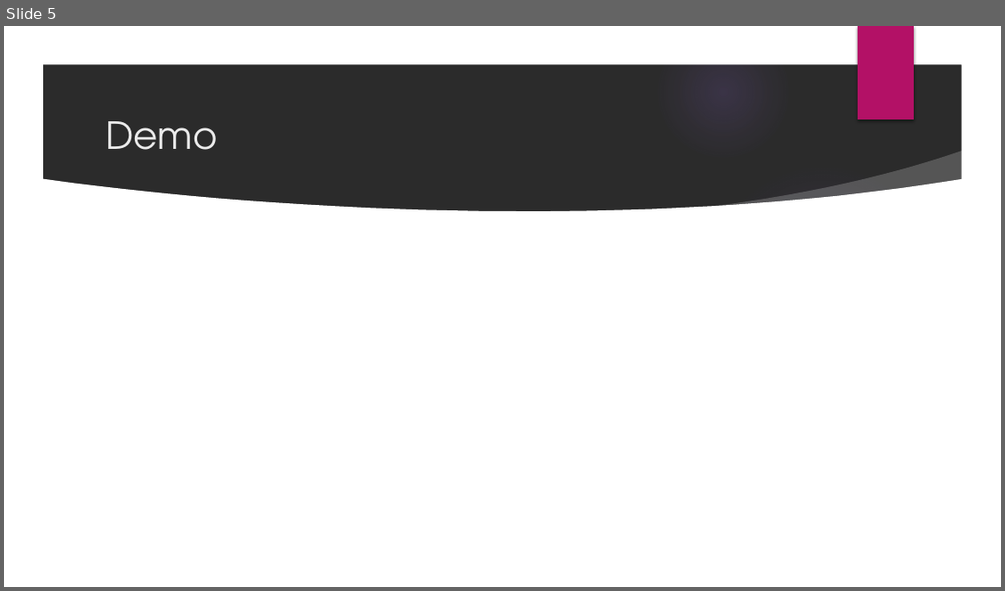
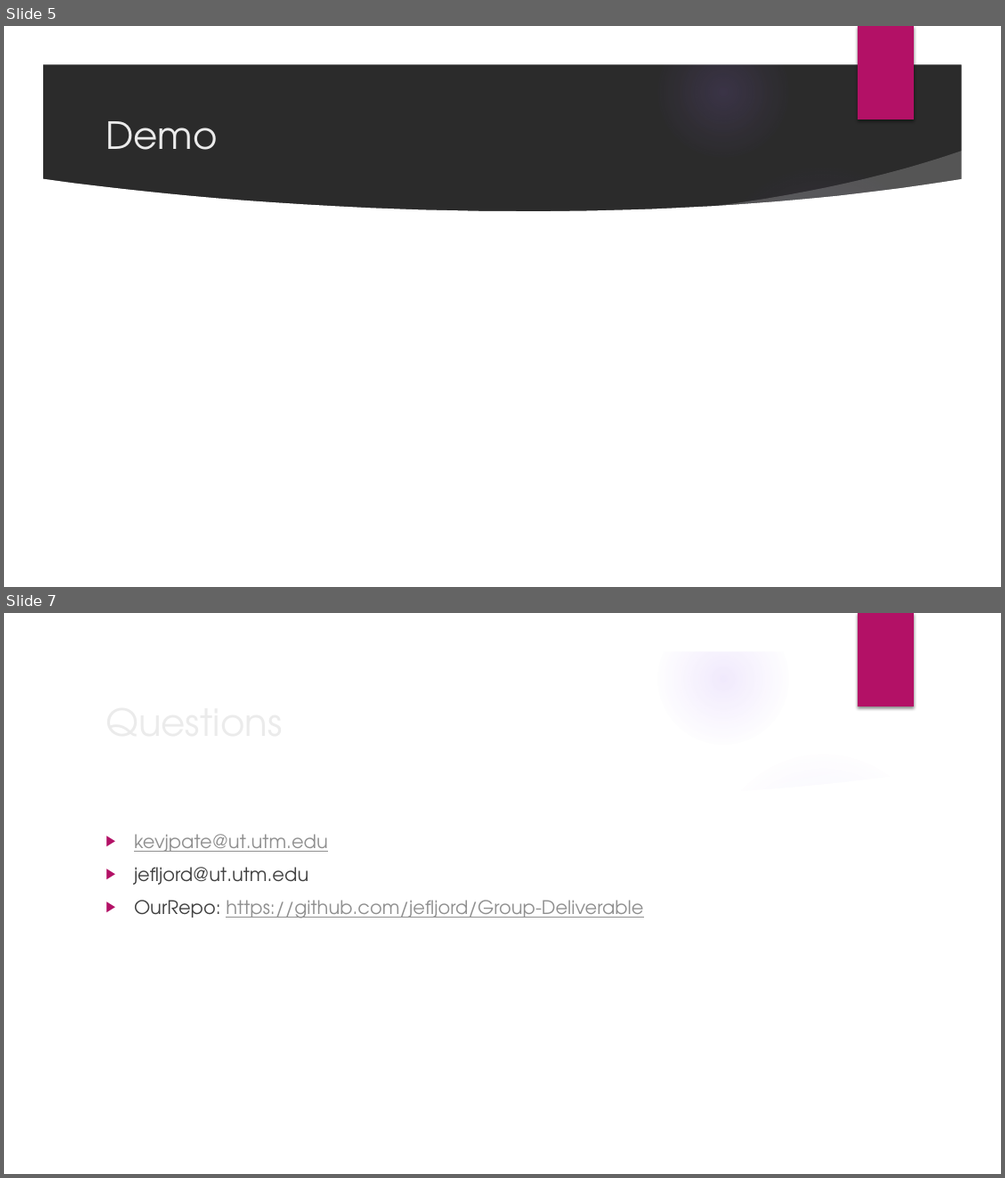
Before and after one commit to jefljord/Group-Deliverable, a slide deck: SBI Management System.pptx. Shown one above the other, each under a label of ours: slide 5 before the commit, slides 5 and 7 after it; the slides between them are not shown. The pictures are 1005x591 and 1005x1178 pixels, drawn with LibreOffice and Linux fonts; fonts in the diff are those of the drawing; background and template pictures are left out; a plain dark background stands for a picture behind light text. Boxes give left, top, right and bottom in pixels: in the first picture for what was removed or moved away, otherwise in the second. Text is boxed around its words. In the diff, an @@ line names an element or a change of style, - is before the commit and + after.

```diff
--- a/SBI Management System.pptx
+++ b/SBI Management System.pptx
@@ slide 7 added at (4, 613, 1001, 1174), background picture (left out); not listed: 9 template elements that a slide beside it also shows @@
@@ title added at (98, 692, 815, 750), 36 pt, text #EBEBEB @@
+Questions
@@ text added at (134, 834, 643, 918), 18 pt, text #8F8F8F, underline @@
+▶ kevjpate@ut.utm.edu
+▶ jefljord@ut.utm.edu
+▶ OurRepo: https://github.com/jefljord/Group-Deliverable
```
Also in this commit, not shown: 1 other slide added.
